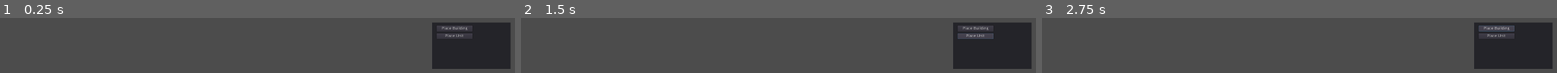
Above: before the commit, frames 1-3 (left to right).
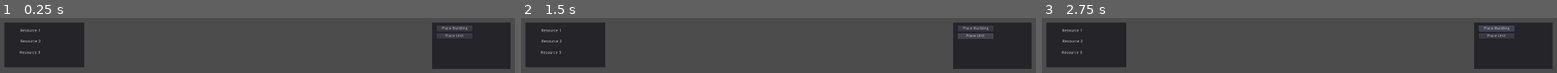
Above: after the commit, the same moments.

Repository: HansGoudey/rts-701
Game: Godot game, scene res://UI/GameUI.tscn
The game is run twice, just before and just after one commit, with the same random seed, the same clock (stepped at 60 frames per second) and the same inputs. This scene is started directly instead of the project's main scene.
Inputs:
- Up to frame 1 (0.25 s): no input
- Up to frame 2 (1.5 s): click "Place Building" at 0.5 s; click "Place Unit" at 1.25 s
- Up to frame 3 (2.75 s): click "Place Building" at 2 s

The runs differ from the first frame. In frame 1, 12% of the frame differs, in the area x 0-17%, y 8-89%; in frame 2, 12%; in frame 3, 12%.
Error after the commit: Invalid get index 'resources' (on base: 'null instance'). (res://UI/GameUI.gd:13)

Commit message:
Start of resources UI and building adding cost

Diff:
--- a/RTS-701-Project/Affiliation.gd
+++ b/RTS-701-Project/Affiliation.gd
@@ -9,6 +9,10 @@
 
 # Resource Counts
 var resources = []
+signal resource_0_change
+signal resource_1_change
+signal resource_2_change
+
 
 # Linked Player Nodes
 # warning-ignore:unused_class_variable
@@ -21,6 +25,10 @@
 
 # Unit Types
 enum {UNIT_TYPE_BASIC = 0,}
+
+func _ready() -> void:
+	resources = [100, 100, 100]
+
 
 func rpc_set_color_from_hue(hue:float) -> void:
 	set_color_from_hue(hue)
@@ -37,9 +45,19 @@
 remote func set_id(id:String) -> void:
 	self.id = id
 
+func rpc_change_resource(which:int, amount:float) -> void:
+	change_resource(which, amount)
+	rpc("change_resource", which, amount)
+
 remote func change_resource(which:int, amount:float) -> void:
 	assert(which < resources.size())
 	resources[which] += amount
+	if which == 0:
+		emit_signal("resource_0_change")
+	elif which == 1:
+		emit_signal("resource_1_change")
+	elif which == 2:
+		emit_signal("resource_2_change")
 
 func assign_player(player):
 	if players:
@@ -48,7 +66,7 @@
 		players = [player]
 
 # Add a building across all peers, keeping a consistent name
-func rpc_add_building(type:int, position:Vector3):
+func rpc_add_building(type:int, position:Vector3) -> void:
 	var new_building = add_building(type, position, "")
 	rpc("add_building", type, position, new_building.name)
 
@@ -56,7 +74,7 @@
 remote func add_building(type:int, position:Vector3, name:String):
 	var building_scene
 	if type == BUILDING_TYPE_BASIC:
-		building_scene = load("res://Buildings/Basic.glb")
+		building_scene = load("res://Buildings/BuildingBasic.tscn")
 	var building_node = building_scene.instance()
 	building_node.translate(position)
 	if name != "":
--- a/RTS-701-Project/Buildings/BuildingBasic.gd
+++ b/RTS-701-Project/Buildings/BuildingBasic.gd
@@ -14,7 +14,7 @@
 func set_cost() -> void:
 	# TODO: Use global for entire game to define the number of resources
 	for i in range(affiliation.resources.size()):
-		cost[i] = 10
+		cost.append(10)
 
 func initialize_health():
 	maximum_health = 100
--- a/RTS-701-Project/Buildings/BuildingBasic.tscn
+++ b/RTS-701-Project/Buildings/BuildingBasic.tscn
@@ -3,7 +3,7 @@
 [ext_resource path="res://Buildings/BuildingBasic.gd" type="Script" id=1]
 [ext_resource path="res://Buildings/Basic.glb" type="PackedScene" id=2]
 
-[node name="BuildingTypeBasic" type="Node"]
+[node name="BuildingTypeBasic" type="Spatial"]
 script = ExtResource( 1 )
 
 [node name="Scene Root" parent="." instance=ExtResource( 2 )]
--- a/RTS-701-Project/Player.gd
+++ b/RTS-701-Project/Player.gd
@@ -65,11 +65,7 @@
 	create_building_mode = false
 
 func add_unit():
-	var unit_scene = load("res://Units/Basic.glb")
-	var unit_node = unit_scene.instance()
-	unit_node.translate(project_mouse_to_terrain_plane())
-	add_child(unit_node)
-
+	affiliation.rpc_add_unit(affiliation.UNIT_TYPE_BASIC, project_mouse_to_terrain_plane())
 	create_unit_mode = false
 
 remote func set_camera_translation(translation:Vector3):
--- a/RTS-701-Project/UI/GameUI.gd
+++ b/RTS-701-Project/UI/GameUI.gd
@@ -6,9 +6,13 @@
 signal place_unit_pressed
 
 func _ready():
+	var affiliation:Affiliation = get_parent().get_parent()
 	# Connect action signals
 	assert($Actions/PlaceBuilding.connect("button_down", self, "place_building_pressed") == OK)
 	assert($Actions/PlaceUnit.connect("button_down", self, "place_unit_pressed") == OK)
+	assert(affiliation.connect("resource_0_change", $Information/Resource1/Value, "set_text", [str(affiliation.resources[0])]) == OK)
+	assert(affiliation.connect("resource_1_change", $Information/Resource2/Value, "set_text", [str(affiliation.resources[1])]) == OK)
+	assert(affiliation.connect("resource_2_change", $Information/Resource3/Value, "set_text", [str(affiliation.resources[2])]) == OK)
 
 func place_building_pressed():
 	emit_signal("place_building_pressed")
--- a/RTS-701-Project/UI/GameUI.tscn
+++ b/RTS-701-Project/UI/GameUI.tscn
@@ -30,3 +30,47 @@
 margin_right = 141.0
 margin_bottom = 58.0082
 text = "Place Unit"
+
+[node name="Information" type="Panel" parent="."]
+anchor_top = 1.0
+anchor_bottom = 1.0
+margin_left = 100.0
+margin_top = -198.0
+margin_right = 380.0
+margin_bottom = -40.0
+
+[node name="Resource1" type="Label" parent="Information"]
+margin_left = 55.2123
+margin_top = 21.8158
+margin_right = 142.212
+margin_bottom = 42.8158
+text = "Resource 1"
+
+[node name="Value" type="Label" parent="Information/Resource1"]
+margin_left = 108.636
+margin_right = 148.636
+margin_bottom = 22.0
+
+[node name="Resource2" type="Label" parent="Information"]
+margin_left = 56.2473
+margin_top = 59.5718
+margin_right = 143.247
+margin_bottom = 80.5718
+text = "Resource 2"
+
+[node name="Value" type="Label" parent="Information/Resource2"]
+margin_left = 98.522
+margin_right = 138.522
+margin_bottom = 22.0
+
+[node name="Resource3" type="Label" parent="Information"]
+margin_left = 54.4922
+margin_top = 99.7388
+margin_right = 141.492
+margin_bottom = 120.739
+text = "Resource 3"
+
+[node name="Value" type="Label" parent="Information/Resource3"]
+margin_left = 105.166
+margin_right = 145.166
+margin_bottom = 22.0
